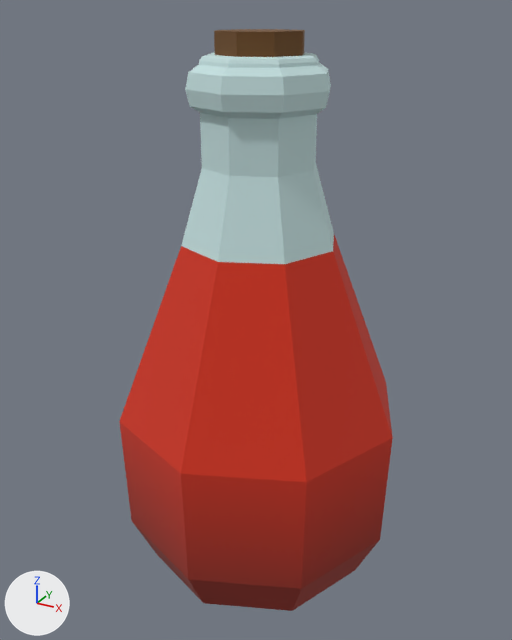
Renders of the Blender file Models/Blend/Foods/HealthPotion.blend from each side of a commit.
Before and after are seen from a camera (50 mm lens) standing at (1.77, -3.26, 2.0) and looking at (-0.02, -0.01, 0.38). The axes (+X, +Y, +Z) are drawn at lower left. The lights are the same throughout.

The scene before the commit, as lines of its bpy script (objects in view):
```python
me_circle_002 = bpy.data.meshes.new('Circle.002')
me_circle_002.from_pydata(...)  # 122 vertices, 128 faces; spans x -0.83..0.83, y -0.83..0.83, z -1.16..1.9
me_circle_002.materials.append(mat_vertex_col)
ob_health_potion = bpy.data.objects.new('Health potion', me_circle_002)
ob_health_potion.location = (0.0, 0.0, 0.0)
_m = ob_health_potion.modifiers.new('Triangulate', 'TRIANGULATE')
```
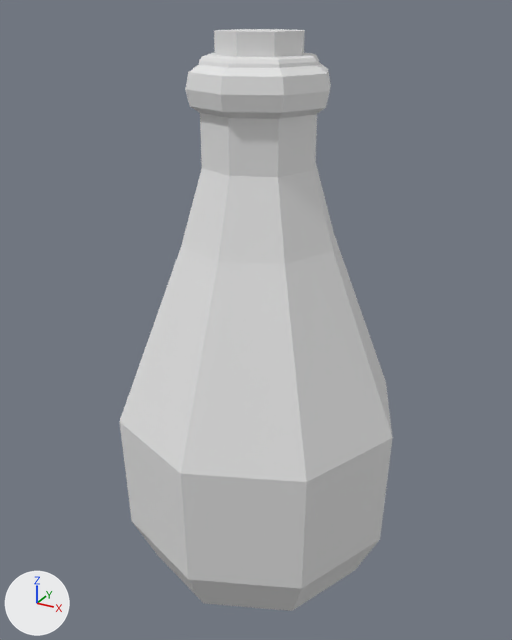
The newer file is also rescaled (x0.484) as a whole; pictures and numbers use the older file's frame.

Pixel boxes [x1, y1, x2, y2] of what changed, in the pictures (512 x 640 px):
part 1 of me_circle_002, recoloured (red to grey): [119, 235, 393, 611] in both

The change, as a diff of the scene's bpy script:
```diff
--- a/Models/Blend/Foods/HealthPotion.blend.py
+++ b/Models/Blend/Foods/HealthPotion.blend.py
@@ me_circle_002 @@
 me_circle_002.from_pydata(...)  # 122 vertices, 128 faces; spans x -0.83..0.83, y -0.83..0.83, z -1.16..1.9
 # used by ob_health_potion; location = (0.0, 0.0, 0.0)
-me_circle_002.materials.append(mat_vertex_col)
+# me_circle_002 part 1: 32 faces centred in x -0.7..0.7, y -0.7..0.7, z -1.16..0.35 are repainted in the vertex colours; the middle colour goes from red #971d00 to red #e64f3f
```
